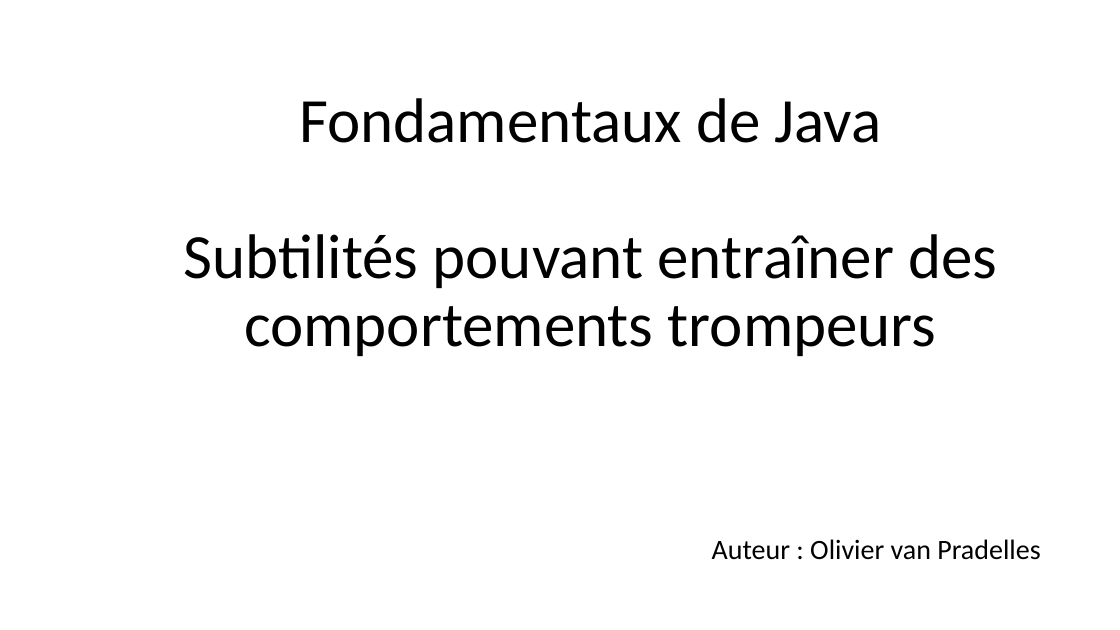
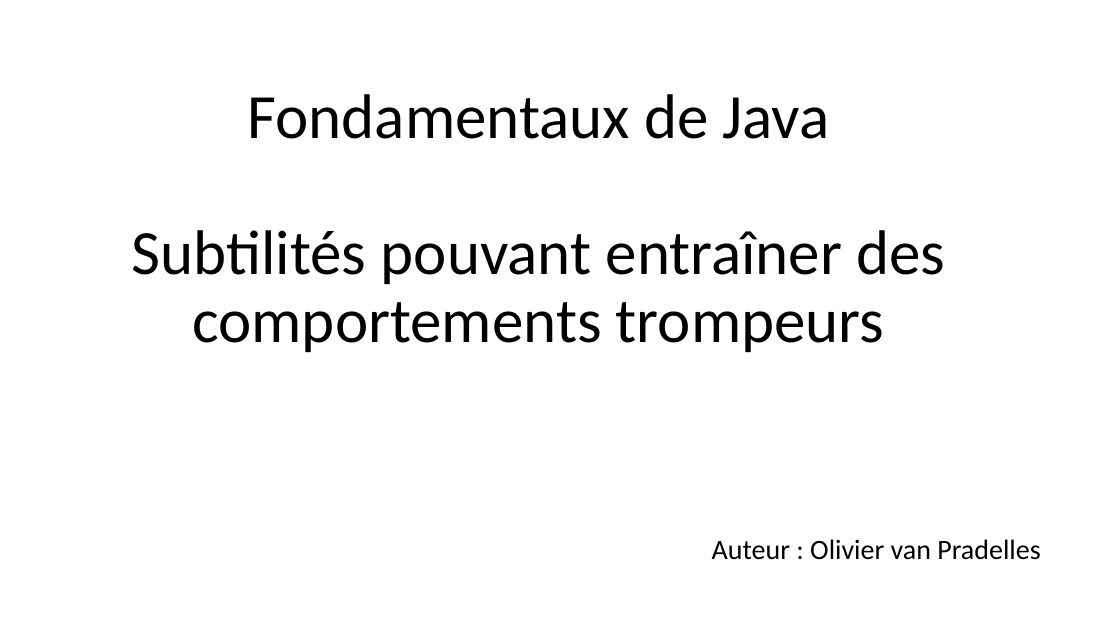
Before and after one commit to ovp123/dojo202212, a slide deck: slide 1 of Fondamentaux de Java.pptx. Drawn at 1120x630 pixels with LibreOffice and Linux fonts; fonts in the diff are those of the drawing. Boxes give left, top, right and bottom in pixels: in the first picture for what was removed or moved away, otherwise in the second. Text is boxed around its words. In the diff, an @@ line names an element or a change of style, - is before the commit and + after.

```diff
--- a/Fondamentaux de Java.pptx
+++ b/Fondamentaux de Java.pptx
@@ title "Fondamentaux de Java Subtilités pouvant ..." moved from (x1=183, y1=98, x2=997, y2=356) to (x1=131, y1=94, x2=945, y2=352) @@
```
Also in this commit, not shown: 3 other slides changed, 1 slide added, 3 other files.
